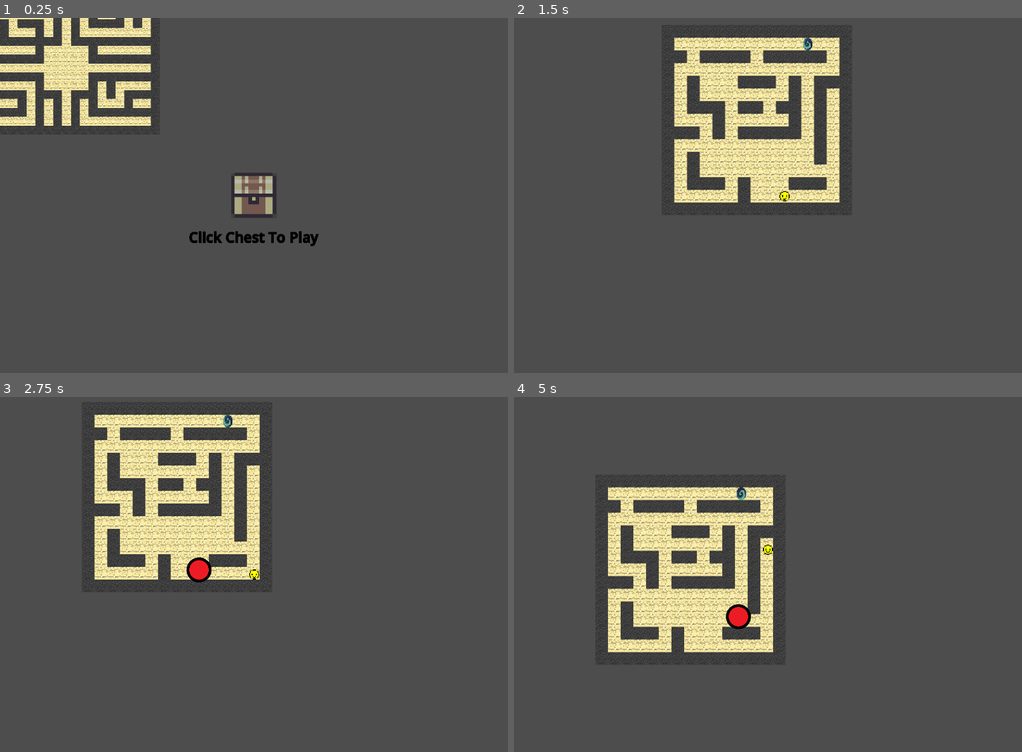
Above: before the commit, frames 1-4 (two rows, left to right).
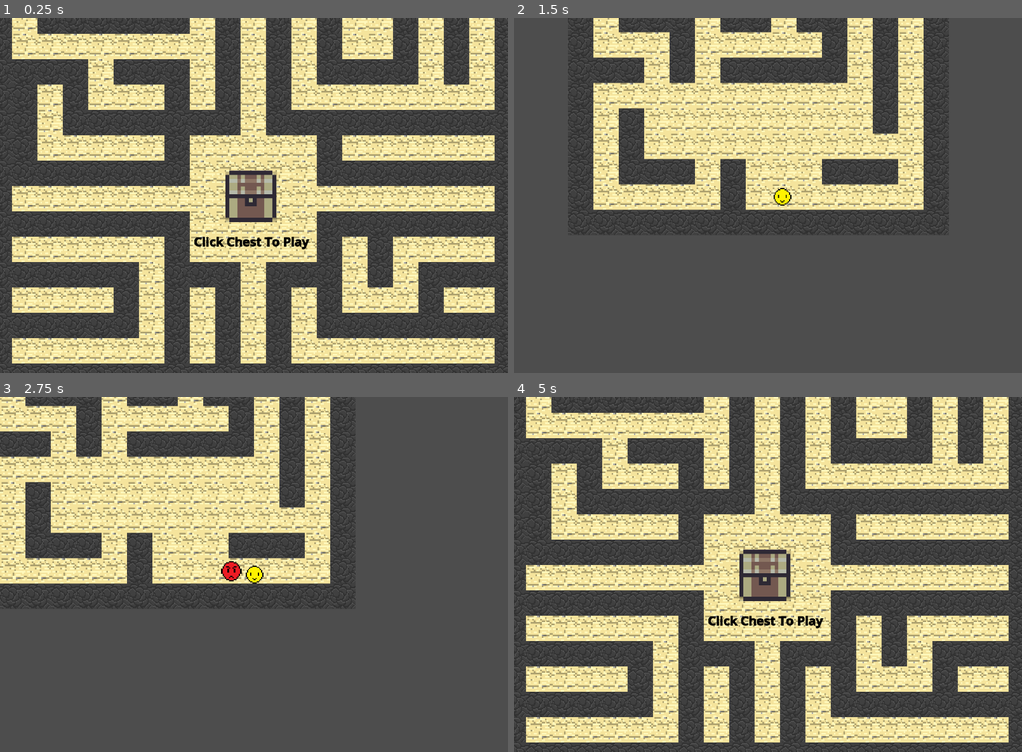
Above: after the commit, the same moments.

Repository: Imabubblr/raiders-lost-jam
Game: Godot game, scene res://Scenes/Main.tscn
Two runs of this game, one before a commit and one after it. Both use one fixed random seed, a clock stepped at 60 frames per second and the inputs below.
Inputs (mouse positions are in pixels of both pictures, inside the frame that each line leads up to; where the layout moved, square brackets give the same spot in the first picture):
- Up to frame 1 (0.25 s): no input
- Up to frame 2 (1.5 s): click (762, 195) [768, 195] at 0.5 s; hold D (Right) from 1.28 s (still down)
- Up to frame 3 (2.75 s): release D (Right) at 2.03 s; hold S (Down) from 2.03 s (still down)
- Up to frame 4 (5 s): release S (Down) at 2.78 s; hold D (Right) 2.78-3.5 s; click (762, 702) at 3.5 s, where only the run after the commit has a clickable "Back to Menu"; hold W (Up) from 4.28 s (still down)

The runs differ from the first frame. In frame 1, 64% of the frame differs, in the area x 0-100%, y 0-100%; in frame 2, 29%; in frame 3, 27%; in frame 4, 64%.

Commit message:
Finished
Changed the enemy sprite to match pixel size (i ended up scaling them a bit so doesnt matter anyways)

I'm too tired to actually try to draw proper art for the game (I dont know how either)

Whoops i forgot to include audio ah well

Everything seems to work fine

Submitted to UGDC Raiders of the Lost Jam

Diff:
--- a/Scenes/Enemy.tscn
+++ b/Scenes/Enemy.tscn
@@ -1,13 +1,13 @@
 [gd_scene load_steps=5 format=3 uid="uid://bbpw6gkl8vusg"]
 
-[ext_resource type="Texture2D" uid="uid://bhbxf4p2k6mb0" path="res://Assets/Enemy.png" id="1_m1htj"]
+[ext_resource type="Texture2D" uid="uid://cj1dng7y2q8a7" path="res://Assets/Enemy.png" id="1_m1htj"]
 [ext_resource type="Script" uid="uid://drsw03yc86hh3" path="res://Scripts/Enemy_Movement.gd" id="1_wovta"]
 
 [sub_resource type="CircleShape2D" id="CircleShape2D_xeo28"]
-radius = 31.503967
+radius = 16.124516
 
 [sub_resource type="CircleShape2D" id="CircleShape2D_wovta"]
-radius = 25.005
+radius = 12.589679
 
 [node name="CharacterBody2D" type="CharacterBody2D"]
 collision_layer = 2
@@ -26,16 +26,16 @@
 wait_time = 0.1
 autostart = true
 
-[node name="Area2D" type="Area2D" parent="."]
+[node name="Hitbox" type="Area2D" parent="."]
 collision_layer = 2
 collision_mask = 3
 
-[node name="CollisionShape2D" type="CollisionShape2D" parent="Area2D"]
+[node name="CollisionShape2D" type="CollisionShape2D" parent="Hitbox"]
 shape = SubResource("CircleShape2D_xeo28")
 
-[node name="CollisionShape2D" type="CollisionShape2D" parent="."]
+[node name="NavigationCollision" type="CollisionShape2D" parent="."]
 position = Vector2(-0.5, -0.5)
 shape = SubResource("CircleShape2D_wovta")
 
 [connection signal="timeout" from="Timer" to="." method="_on_timer_timeout"]
-[connection signal="body_entered" from="Area2D" to="." method="_on_area_2d_body_entered"]
+[connection signal="body_entered" from="Hitbox" to="." method="_on_area_2d_body_entered"]
--- a/Scenes/Main.tscn
+++ b/Scenes/Main.tscn
@@ -24,27 +24,28 @@
 tile_set = SubResource("TileSet_rgh2o")
 
 [node name="Camera2D" type="Camera2D" parent="."]
-position = Vector2(1011, 700)
-zoom = Vector2(0.7, 0.7)
+position = Vector2(337, 236)
+zoom = Vector2(2, 2)
 
 [node name="Label" type="RichTextLabel" parent="."]
-offset_left = 435.0
-offset_top = 764.0
-offset_right = 1581.0
-offset_bottom = 939.0
+offset_left = 78.0
+offset_top = 257.0
+offset_right = 1224.0
+offset_bottom = 432.0
+scale = Vector2(0.44610706, 0.4293925)
 theme = SubResource("Theme_pbw6q")
 theme_override_colors/default_color = Color(0, 0, 0, 1)
 theme_override_colors/font_outline_color = Color(1, 1, 1, 1)
 theme_override_font_sizes/normal_font_size = 100
-theme_override_font_sizes/bold_font_size = 50
+theme_override_font_sizes/bold_font_size = 35
 bbcode_enabled = true
 text = "[b]Click Chest To Play"
 horizontal_alignment = 1
 vertical_alignment = 1
 
 [node name="Sprite2D" type="Sprite2D" parent="."]
-position = Vector2(1010.00006, 699)
-scale = Vector2(1.266867, 1.2748389)
+position = Vector2(333, 237)
+scale = Vector2(0.5, 0.504)
 texture = ExtResource("2_idj7w")
 
 [node name="Button" type="Button" parent="Sprite2D"]
--- a/Scenes/Maze1.tscn
+++ b/Scenes/Maze1.tscn
@@ -87,8 +87,8 @@
 
 [node name="Player" parent="." instance=ExtResource("3_y07e3")]
 position = Vector2(211, 208)
-scale = Vector2(0.8, 0.8)
-SPEED = 350.0
+scale = Vector2(0.7, 0.7)
+SPEED = 150.0
 
 [node name="Exit" type="Area2D" parent="."]
 position = Vector2(-606, -154)
@@ -107,6 +107,8 @@
 
 [node name="Enemy" parent="." node_paths=PackedStringArray("player") instance=ExtResource("6_b6vxv")]
 position = Vector2(623, 47)
+scale = Vector2(0.8, 0.8)
+speed = 125
 player = NodePath("../Player")
 
 [connection signal="body_entered" from="Exit" to="." method="_on_exit_body_entered"]
--- a/Scenes/Player.tscn
+++ b/Scenes/Player.tscn
@@ -98,6 +98,7 @@
 shape = SubResource("CircleShape2D_dewec")
 
 [node name="Camera2D" type="Camera2D" parent="."]
+zoom = Vector2(2, 2)
 position_smoothing_enabled = true
 
 [node name="AnimatedSprite2D" type="AnimatedSprite2D" parent="."]
--- a/Scripts/Enemy_Movement.gd
+++ b/Scripts/Enemy_Movement.gd
@@ -1,13 +1,13 @@
 extends CharacterBody2D
 
-var speed = 300
+@export var speed = 300
 
 @export var player: CharacterBody2D
 @onready var nav: NavigationAgent2D = $NavigationAgent2D as NavigationAgent2D
 
 func _physics_process(_delta: float) -> void:
 	var dir = to_local(nav.get_next_path_position()).normalized()
-	velocity = dir * (speed + GameState.mazes_beat*20)
+	velocity = dir * (speed + GameState.mazes_beat*10)
 
 	move_and_slide()
 
--- a/Scripts/Player_Control.gd
+++ b/Scripts/Player_Control.gd
@@ -19,14 +19,14 @@
 	read_input()
 
 	if xdirection:
-		velocity.x = xdirection * SPEED
+		velocity.x = xdirection * (SPEED + GameState.mazes_beat*5)
 	else:
-		velocity.x = move_toward(velocity.x, 0, SPEED)
+		velocity.x = move_toward(velocity.x, 0, (SPEED + GameState.mazes_beat*5))
 
 	if ydirection:
-		velocity.y = ydirection * SPEED
+		velocity.y = ydirection * (SPEED + GameState.mazes_beat*5)
 	else:
-		velocity.y = move_toward(velocity.y, 0, SPEED)
+		velocity.y = move_toward(velocity.y, 0, (SPEED + GameState.mazes_beat*5))
 
 	move_and_slide()
 	xdirection = 0
Binary file changed: Assets/Enemy.png
Not shown, changed: Assets/Enemy.png.import
Binary file changed: Assets/Player.png
Not shown, changed: Assets/Player.png.import
Binary file added: Mazes Run/Index.apple-touch-icon.png
Not shown, added: Mazes Run/Index.apple-touch-icon.png.import
Binary file added: Mazes Run/Index.icon.png
Not shown, added: Mazes Run/Index.icon.png.import
Binary file added: Mazes Run/Index.png
Not shown, added: Mazes Run/Index.png.import
Not shown: 1 places in Scenes/Player.tscn that only renumber resources
Not shown, added: export_presets.cfg
(and 7 more such lines)
